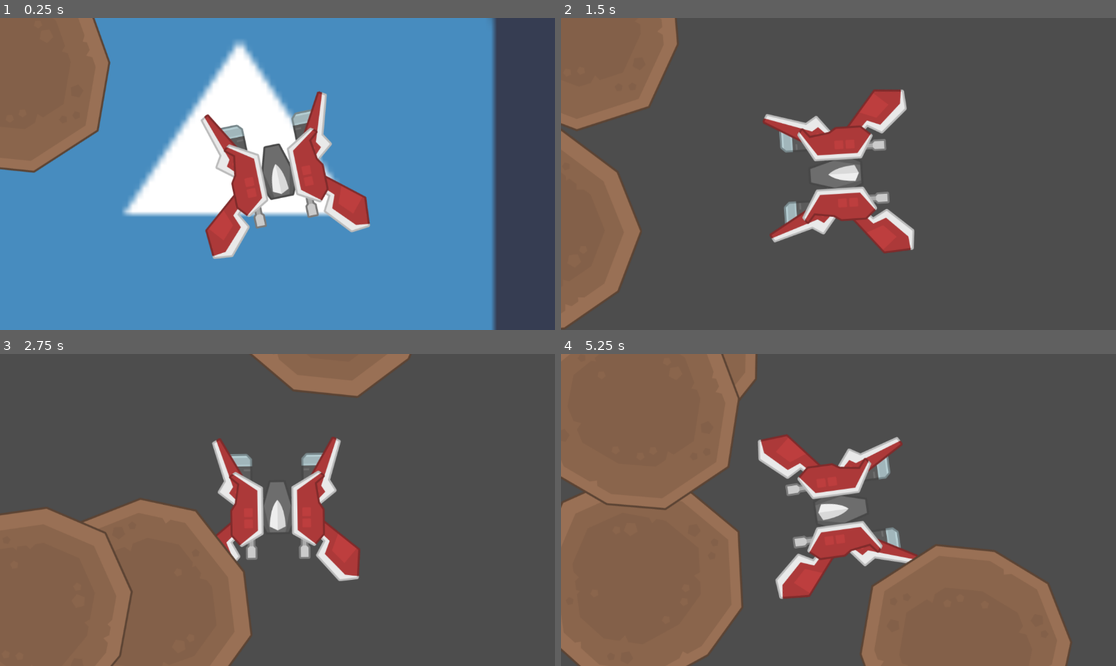
Above: before the commit, frames 1-4 (two rows, left to right).
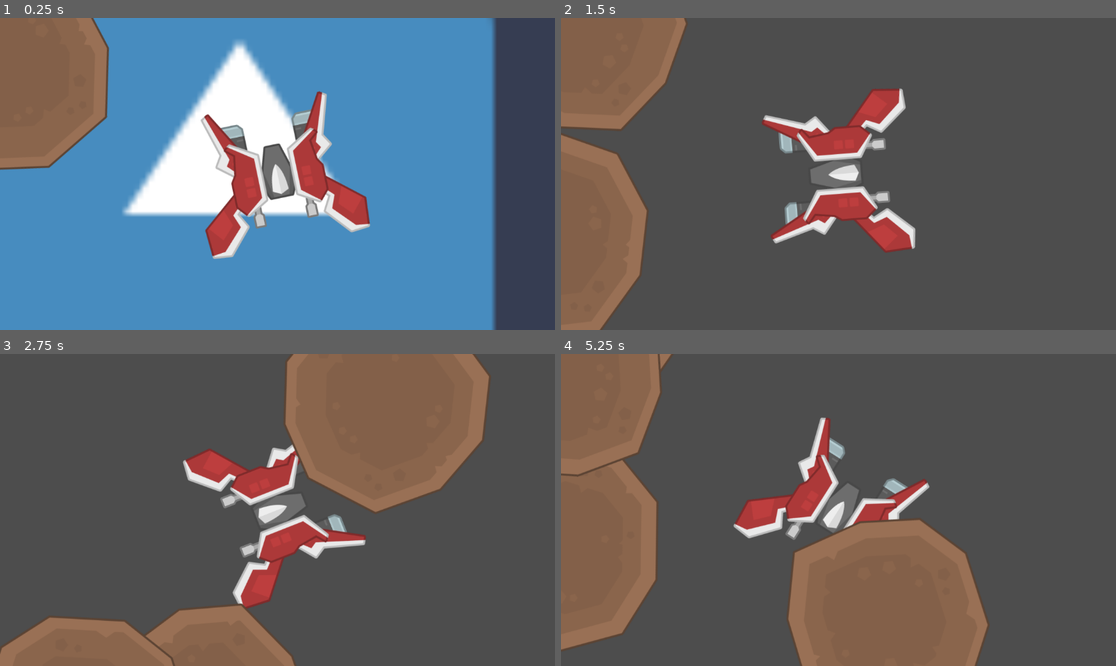
Above: after the commit, the same moments.

Repository: oskogstad/Pentasteroids2
Game: Godot game, scene res://main.tscn
Two runs of this game, one before a commit and one after it. Both use one fixed random seed, a clock stepped at 60 frames per second and the inputs below. The engine's default icon, where the game draws it, is replaced by a stand-in: a white triangle on a blue panel in a dark square.
Inputs (mouse positions are in pixels of both pictures, inside the frame that each line leads up to):
- Up to frame 1 (0.25 s): no input
- Up to frame 2 (1.5 s): move the mouse to (960, 158) at 0.52 s; hold D (move_right) 0.53-1.28 s; hold 0 0.53-1.28 s; move the mouse to (727, 189) at 1.27 s; hold S (move_backward) from 1.28 s (still down); tap 0 at 1.35 s
- Up to frame 3 (2.75 s): move the mouse to (333, 441) at 2.02 s; release S (move_backward) at 2.03 s; hold D (move_right) from 2.03 s (still down); hold 0 from 2.03 s (still down)
- Up to frame 4 (5.25 s): move the mouse to (810, 572) at 2.77 s; release D (move_right) at 2.78 s; release 0 at 2.78 s; hold W (move_forward) 2.78-3.53 s; tap 0 at 2.85, 4.35 s; move the mouse to (1005, 556) at 3.52 s; hold 0 3.53-4.28 s; hold A (move_left) 3.53-5.03 s; move the mouse to (672, 463) at 4.27 s; move the mouse to (866, 510) at 5.02 s; hold S (move_backward) from 5.03 s (still down); hold 0 from 5.03 s (still down)

The runs differ from the first frame. In frame 1, 0.5% of the frame differs, in the area x 0-20%, y 0-50%; in frame 2, 3.6%; in frame 3, 37%, in the area x 0-89%, y 0-100%; in frame 4, 35%.

Commit message:
Random meteor texture, random meteor spin

Diff:
--- a/meteor.tscn
+++ b/meteor.tscn
@@ -6,7 +6,7 @@
 [node name="Meteor" type="CharacterBody2D"]
 script = ExtResource("1_p51iv")
 
-[node name="Sprite2D" type="Sprite2D" parent="."]
+[node name="MeteorSprite" type="Sprite2D" parent="."]
 texture = ExtResource("2_owkw1")
 
 [node name="CollisionPolygon2D" type="CollisionPolygon2D" parent="."]
--- a/scripts/meteor.gd
+++ b/scripts/meteor.gd
@@ -1,6 +1,7 @@
 extends CharacterBody2D
 
 var MAX_SPEED: int = 400
+var spinDegrees = randf_range(-2, 2)
 
 enum StartingEdge { Top, Bottom, Left, Right }
 
@@ -29,13 +30,17 @@
 	return randi_range(camPos - vPortSize/2, camPos + vPortSize/2)
 
 func _ready():
+	var textureNumber = randi_range(1, 4)
+	var texturePathTemplate = "res://sprites/meteor_%d.png"
+	var texturePath = texturePathTemplate % textureNumber
+	$MeteorSprite.texture = load(texturePath)
 	set_random_position()
 
 func _physics_process(delta):
 	var camPos = get_viewport().get_camera_2d().get_screen_center_position()
 	velocity = global_position.direction_to(camPos) * MAX_SPEED
 	move_and_slide()
-	rotation_degrees += 1
+	rotation_degrees += spinDegrees
 
 	if (Input.is_key_pressed(KEY_0)):
 		set_random_position()
